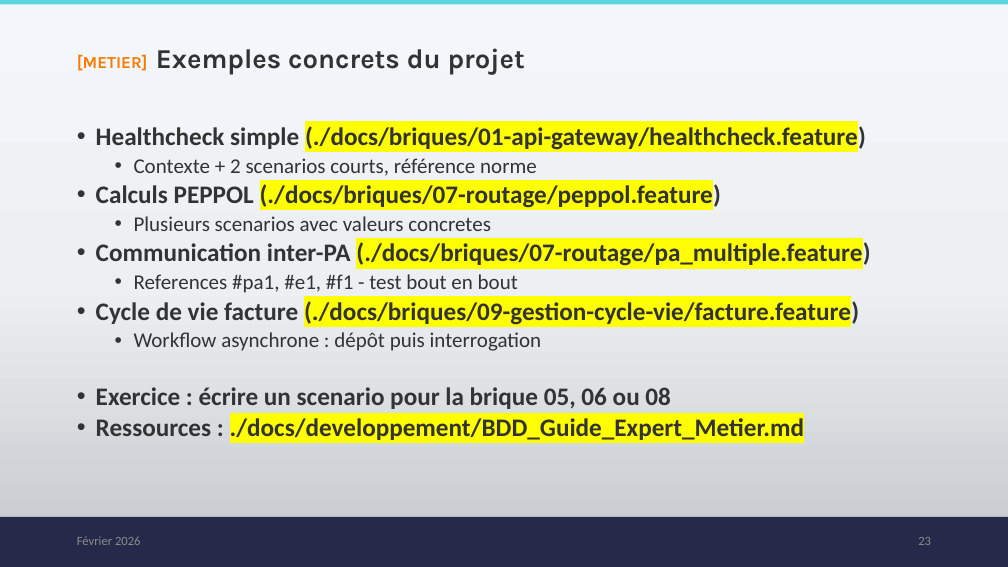
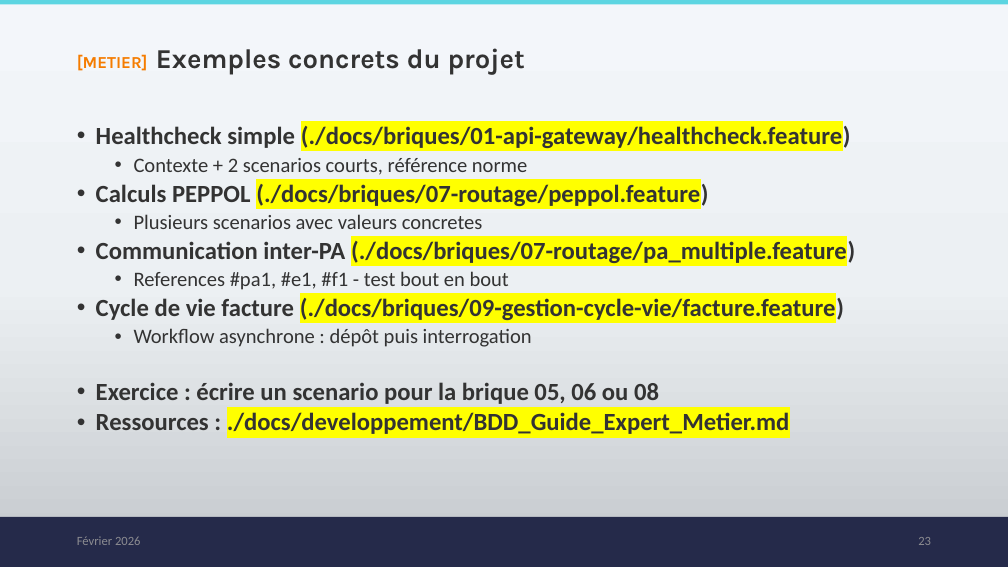
Before and after one commit to PDP-Libre/PA_Communautaire, a slide deck: slide 23 of docs/00_onboarding/onboardingVF.pptx. Drawn at 1008x567 pixels with LibreOffice and Linux fonts; fonts in the diff are those of the drawing; background and template pictures are left out. Boxes give left, top, right and bottom in pixels: in the first picture for what was removed or moved away, otherwise in the second. Text is boxed around its words. In the diff, an @@ line names an element or a change of style, - is before the commit and + after.

```diff
--- a/docs/00_onboarding/onboardingVF.pptx
+++ b/docs/00_onboarding/onboardingVF.pptx
@@ background gradient #F4F8FB to #EDF0F4 to #C4C8CC to gradient #F3F6FA to #ECF0F3 to #C3C7CB @@
@@ text "Healthcheck simple (./docs/briques/01-api-gateway/healthchec ..." at (96, 124, 855, 434): size 24 to 23.5 pt in "Healthcheck simple (./docs/briques/01-api-gateway/healthchec ...", "Calculs PEPPOL (./docs/briques/07-routage/peppol.feature)", "Communication inter-PA (./docs/briques/07-routage/pa_multipl ...", "Cycle de vie facture (./docs/briques/09-gestion-cycle-vie/fa ..." and 2 more places; size 20 to 19.6 pt in "Contexte + 2 scenarios courts, référence norme", "Plusieurs scenarios avec valeurs concretes", "References #pa1, #e1, #f1 - test bout ...", "Workflow asynchrone : dépôt puis interrogation" @@
```
Also in this commit, not shown: 42 other slides changed.
